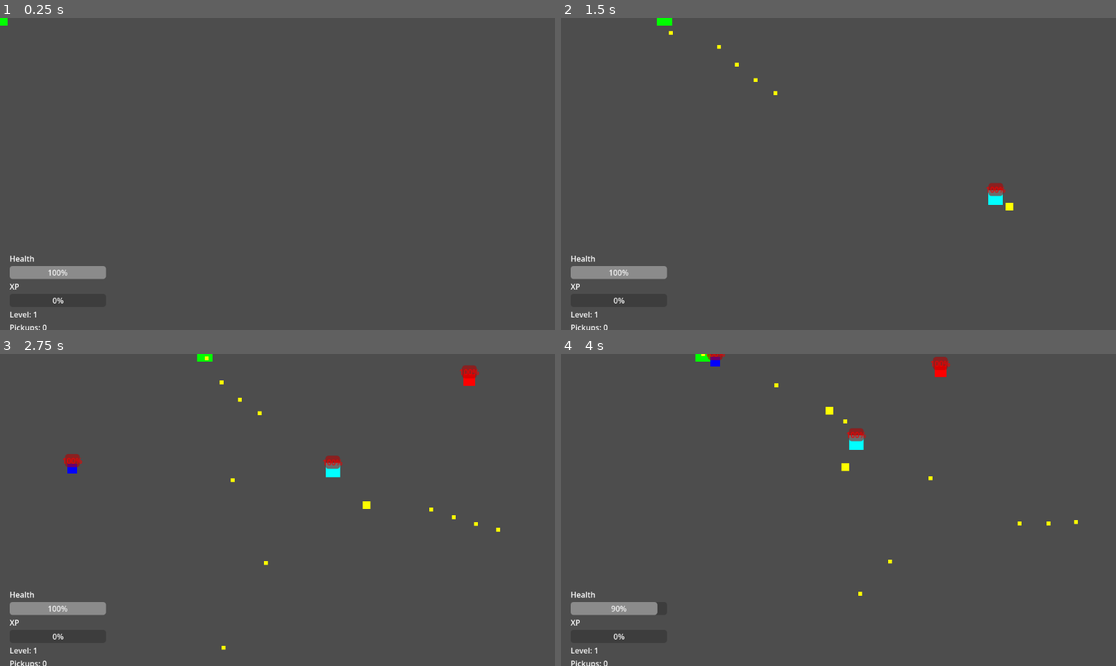
Above: before the commit, frames 1-4 (two rows, left to right).
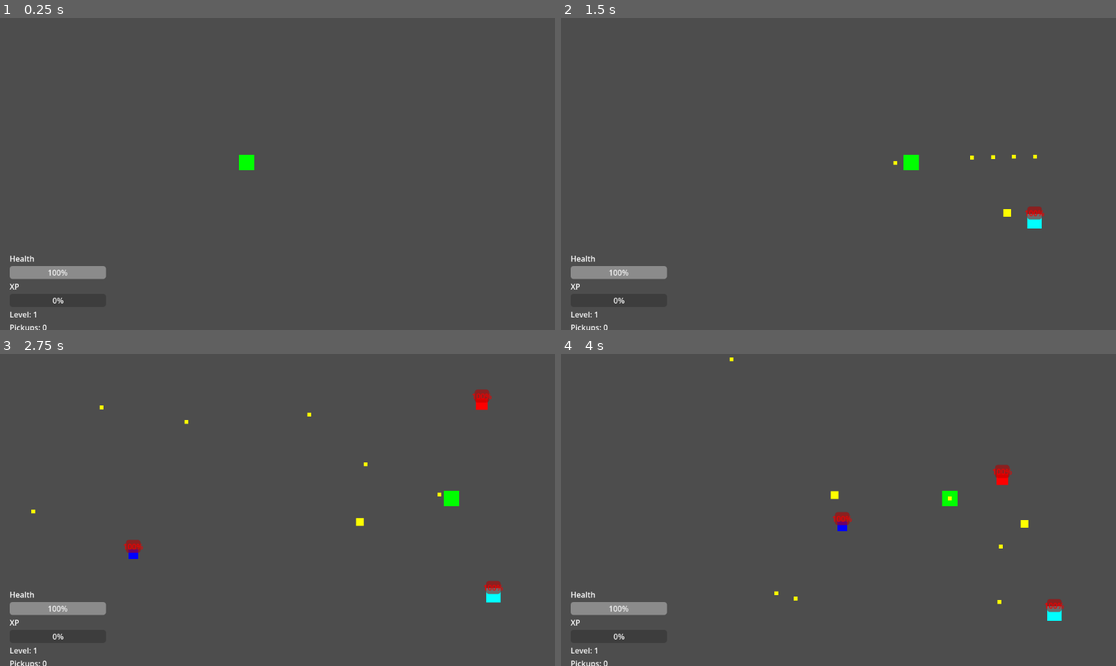
Above: after the commit, the same moments.

Repository: zaamold/Polygon-Protocol
Game: Godot game, scene res://scenes/main.tscn
The game is run twice, just before and just after one commit, with the same random seed, the same clock (stepped at 60 frames per second) and the same inputs.
Inputs (mouse positions are in pixels of both pictures, inside the frame that each line leads up to):
- Up to frame 1 (0.25 s): no input
- Up to frame 2 (1.5 s): tap Enter (ui_accept) at 0.5, 0.77, 1.07 s; move the mouse to (960, 158) at 0.52 s; press the mouse at (960, 158) at 0.53 s; hold Right (ui_right) 0.53-1.25 s; release the mouse at (960, 158) at 1.25 s; drag from (727, 189) to (721, 74) at 1.27 s
- Up to frame 3 (2.75 s): move the mouse to (333, 441) at 2.02 s; press the mouse at (333, 441) at 2.03 s; hold Right (ui_right) from 2.03 s (still down)
- Up to frame 4 (4 s): release Right (ui_right) at 2.75 s; release the mouse at (894, 441) at 2.75 s; drag from (810, 572) to (1038, 525) at 2.77 s; move the mouse to (1005, 556) at 3.52 s; press the mouse at (1005, 556) at 3.53 s; hold Left (ui_left) from 3.53 s (still down); tap Enter (ui_accept) at 3.77 s

The runs differ from the first frame. In frame 1, 0.2% of the frame differs, in the area x 0-46%, y 0-49%; in frame 2, 0.8%; in frame 3, 1.5%; in frame 4, 1.6%, in the area x 8-94%, y 0-86%.

Commit message:
fix: spawn player at center of arena
Player now starts at (512, 300) instead of top-left corner (0, 0).
Position derived from arena bounds (1024x600) at startup.

Diff:
--- a/scripts/player.gd
+++ b/scripts/player.gd
@@ -21,6 +21,8 @@
 
 func _ready() -> void:
 	health = max_health
+	# Spawn at center of arena
+	position = Vector2(arena_width / 2.0, arena_height / 2.0)
 
 	# Create enemy collision detector if it doesn't exist
 	if not has_node("EnemyCollider"):
